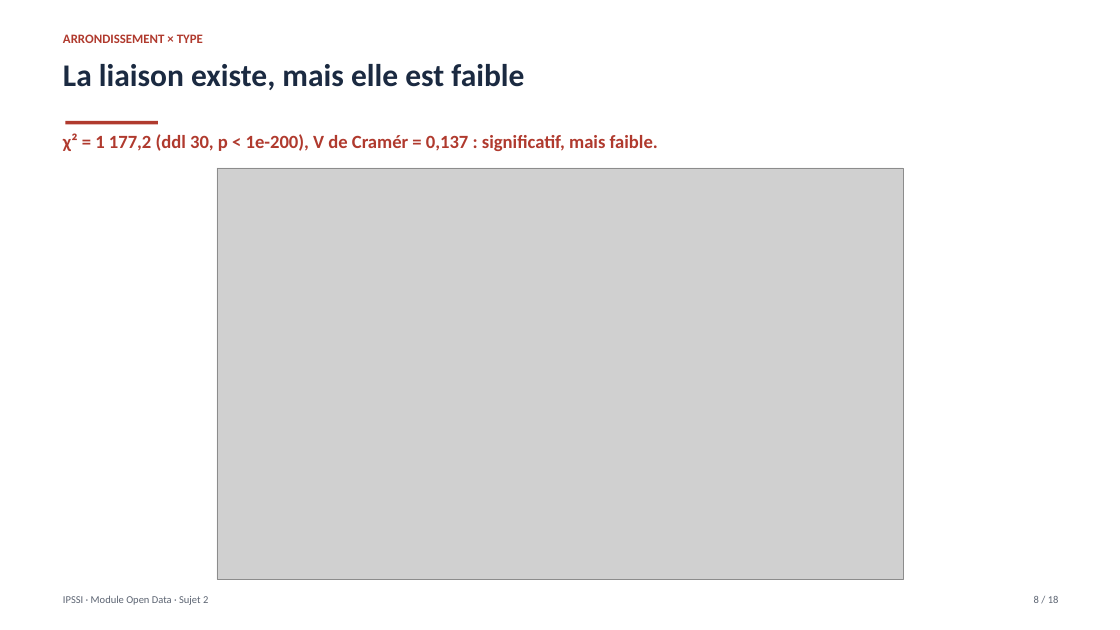
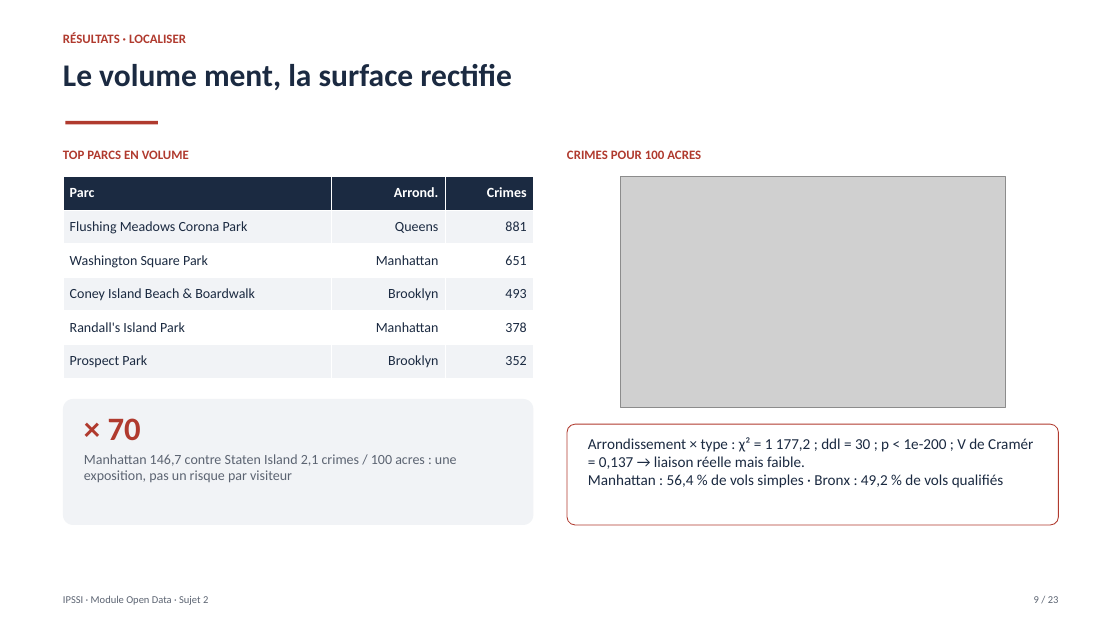
Before and after one commit to fayesarah555/NYC-Crime, a slide deck: slide 9 of presentation/nyc_crime_deck.pptx (slide 8 before the commit). Drawn at 1120x630 pixels with LibreOffice and Linux fonts; fonts in the diff are those of the drawing; grey boxes stand for pictures. Boxes give left, top, right and bottom in pixels: in the first picture for what was removed or moved away, otherwise in the second. Text is boxed around its words. In the diff, an @@ line names an element or a change of style, - is before the commit and + after.

```diff
--- a/presentation/nyc_crime_deck.pptx
+++ b/presentation/nyc_crime_deck.pptx
@@ text at (63, 32, 186, 43): text changed @@
-ARRONDISSEMENT × TYPE
+RÉSULTATS · LOCALISER
@@ text at (63, 64, 512, 90): text changed @@
-La liaison existe, mais elle est faible
+Le volume ment, la surface rectifie
@@ text added at (63, 150, 189, 159), 11 pt, text #B03A2E, bold @@
+TOP PARCS EN VOLUME
@@ table added at (63, 176, 534, 378), 6 rows, 3 columns @@
+Parc | Arrond. | Crimes
+Flushing Meadows Corona Park | Queens | 881
+Washington Square Park | Manhattan | 651
+Coney Island Beach & Boardwalk | Brooklyn | 493
+Randall's Island Park | Manhattan | 378
+Prospect Park | Brooklyn | 352
@@ picture removed at (217, 168, 903, 580) @@
@@ text added at (567, 150, 701, 159), 11 pt, text #B03A2E, bold @@
+CRIMES POUR 100 ACRES
@@ picture added at (620, 176, 1005, 408) @@
@@ rounded rectangle added at (63, 399, 534, 525), fill #F1F3F6 @@
@@ text added at (108, 418, 141, 440), 28 pt, text #B03A2E, bold @@
+× 70
@@ rounded rectangle added at (567, 424, 1059, 525), fill #FFFFFF, outline #B03A2E 0.75 pt @@
@@ text at (588, 437, 1033, 488): text changed; size 16 to 13 pt; text colour #B03A2E to #1B2A41; bold off @@
-χ² = 1 177,2 (ddl 30, p < 1e-200), V de Cramér = 0,137 : significatif, mais faible.
+Arrondissement × type : χ² = 1 177,2 ; ddl = 30 ; p < 1e-200 ; V de Cramér = 0,137 → liaison réelle mais faible.
+Manhattan : 56,4 % de vols simples · Bronx : 49,2 % de vols qualifiés
@@ text added at (84, 454, 457, 482), 12 pt, text #5C6472 @@
+Manhattan 146,7 contre Staten Island 2,1 crimes / 100 acres : une exposition, pas un risque par visiteur
@@ text at (1034, 596, 1059, 603): text changed @@
-8 / 18
+9 / 23
```
Also in this commit, not shown: 3 other slides changed, 19 slides added, 14 slides removed, 2 other files.
